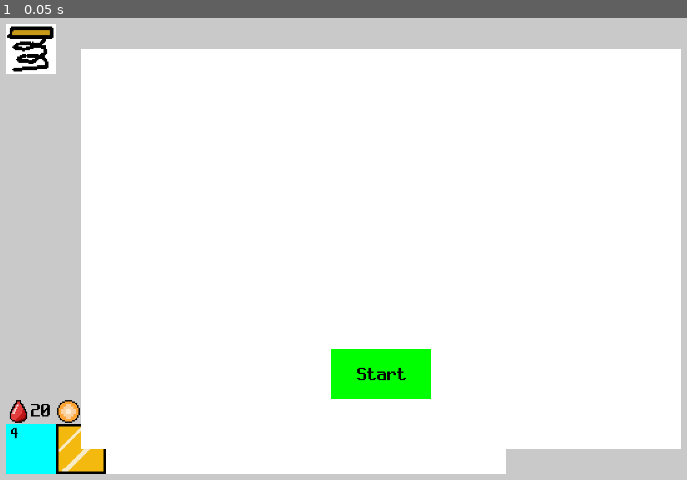
Above: before the commit, frame 1.
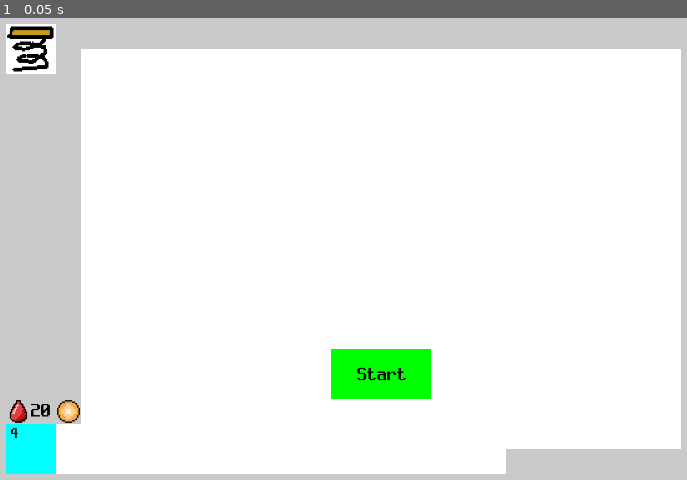
Above: after the commit, the same moment.

Repository: pupungeggang4/Godot-Playground
Game: Godot game, scene res://Scene/defense.tscn
Two runs of this game, one before a commit and one after it. Both use one fixed random seed, a clock stepped at 60 frames per second and the inputs below.
Inputs:
- Up to frame 1 (0.05 s): no input

The runs differ from the first frame. In frame 1, 0.6% of the frame differs, in the area x 8-16%, y 87-99%.

Commit message:
Defense: Unit Play

Diff:
--- a/Defense/Game/Scene/Thing/card.tscn
+++ b/Defense/Game/Scene/Thing/card.tscn
@@ -1,10 +1,23 @@
-[gd_scene load_steps=2 format=3 uid="uid://b48e5b8nxifm6"]
+[gd_scene load_steps=4 format=3 uid="uid://b48e5b8nxifm6"]
 
 [ext_resource type="Texture2D" uid="uid://cuptd2rsxyi3l" path="res://Image/TempCardImage.png" id="1_3pwic"]
+[ext_resource type="Script" uid="uid://duaayh65i3sic" path="res://Script/Thing/card.gd" id="1_15om0"]
+[ext_resource type="Theme" uid="uid://crhqc3buyacpg" path="res://Resource/neodgm_32.tres" id="2_pjj7b"]
 
 [node name="Card" type="Node2D"]
+script = ExtResource("1_15om0")
 
 [node name="CardImage" type="TextureRect" parent="."]
 offset_right = 40.0
 offset_bottom = 40.0
 texture = ExtResource("1_3pwic")
+
+[node name="Energy" type="Label" parent="."]
+offset_left = 8.0
+offset_top = 8.0
+offset_right = 48.0
+offset_bottom = 40.0
+theme = ExtResource("2_pjj7b")
+theme_override_colors/font_color = Color(0, 0, 0, 1)
+theme_override_font_sizes/font_size = 24
+text = "1"
--- a/Defense/Game/Scene/Thing/unit.tscn
+++ b/Defense/Game/Scene/Thing/unit.tscn
@@ -6,7 +6,7 @@
 [node name="Unit" type="Node2D"]
 script = ExtResource("1_iqq80")
 
-[node name="Monster001" type="Sprite2D" parent="."]
+[node name="Image" type="Sprite2D" parent="."]
 texture = ExtResource("2_i8xqt")
 
 [node name="HPBarEmpty" type="ColorRect" parent="."]
--- a/Defense/Game/Scene/defense.tscn
+++ b/Defense/Game/Scene/defense.tscn
@@ -8,7 +8,6 @@
 [ext_resource type="Theme" uid="uid://crhqc3buyacpg" path="res://Resource/neodgm_32.tres" id="5_3uub6"]
 [ext_resource type="Texture2D" uid="uid://dv7lnwmp15yaf" path="res://Image/IconEnergy.png" id="6_1hwwa"]
 [ext_resource type="Texture2D" uid="uid://c78jb0posqhee" path="res://Image/IconLife.png" id="6_cwaim"]
-[ext_resource type="PackedScene" uid="uid://b48e5b8nxifm6" path="res://Scene/Thing/card.tscn" id="8_cbq7o"]
 
 [node name="Defense" type="Node2D"]
 script = ExtResource("1_ic810")
@@ -141,9 +140,6 @@
 offset_right = 40.0
 offset_bottom = 40.0
 
-[node name="Card" parent="UI/Hand" instance=ExtResource("8_cbq7o")]
-position = Vector2(120, 680)
-
 [node name="Window" type="Node2D" parent="UI"]
 
 [node name="Start" parent="UI/Window" instance=ExtResource("2_pwfxc")]
--- /dev/null
+++ b/Defense/Game/Script/Thing/card.gd
@@ -0,0 +1,10 @@
+extends Node2D
+
+@export var energy = 2
+@onready var node_energy = get_node("Energy")
+
+func _ready():
+    pass
+
+func _process(delta: float):
+    node_energy.text = str(energy)
--- a/Defense/Game/Script/Thing/unit.gd
+++ b/Defense/Game/Script/Thing/unit.gd
@@ -2,7 +2,7 @@
 
 @export var hp = 20.0
 @export var hp_max = 20.0
-@export var speed = 200.0
+@export var speed = 32.0
 @export var side = 0
 
 @onready var node_hp_bar = get_node("HPBarFull")
--- a/Defense/Game/Script/defense.gd
+++ b/Defense/Game/Script/defense.gd
@@ -4,11 +4,13 @@
 var time = 0
 var wave = [[2, [1, 1, 1]], [2.2, [1, 1, 1]], [2.4, [1, 1, 1]], [4, [1, 1, 1]], [4.2, [1, 1, 1]], [4.4, [1, 1, 1]], [6, [1, 1, 1]], [8, [1, 1, 1]]]
 var spawners = []
+
 @onready var rnd = RandomNumberGenerator.new()
+@onready var node_player = get_node("Player")
+@onready var node_ui_hand = get_node("UI/Hand")
 
 func _ready():
     rect_button_start = get_node("UI/Window/Start/ColorRect").get_global_rect()
-    print(rect_button_start.size)
 
 func _process(delta: float):
     if GlobalVar.state == "":
@@ -33,6 +35,13 @@
 
 func start_game():
     var node_field = get_node("Field")
+    var c = load("res://Scene/Thing/card.tscn").instantiate()
+    node_player.hand.append(c)
+    node_ui_hand.add_child(c)
+    c = load("res://Scene/Thing/card.tscn").instantiate()
+    node_player.hand.append(c)
+    node_ui_hand.add_child(c)
+
     for i in range(4):
         var spawn = load("res://Scene/Thing/spawn.tscn").instantiate()
         spawn.position = Vector2(1000, 240 + i * 80)
@@ -41,4 +50,5 @@
         var end = load("res://Scene/Thing/end.tscn").instantiate()
         end.position = Vector2(280, 240 + i * 80)
         node_field.get_node("End").add_child(end)
+
     time = 0
--- a/Defense/Game/Script/player.gd
+++ b/Defense/Game/Script/player.gd
@@ -13,6 +13,8 @@
 
 @export var life = 20
 
+@onready var node_unit = get_tree().current_scene.get_node("Field/Unit")
+
 func _ready():
     hand = []
     deck = []
@@ -23,5 +25,18 @@
         if energy > energy_max:
             energy = energy_max
 
-func play_card(card):
-    pass
+func play_card(index, row, col):
+    if index < len(hand):
+        var card = hand[index]
+        if energy > card.energy:
+            energy -= card.energy
+            spawn_unit("", row, col)
+            hand.pop_at(index)
+            card.queue_free()
+
+func spawn_unit(unit_info, row, col):
+    print(row, col)
+    var unit = load("res://Scene/Thing/unit.tscn").instantiate()
+    unit.get_node("Image").texture = load("res://Image/Unit001.png")
+    unit.position = Vector2(360 + 80 * col, 240 + 80 * row)
+    node_unit.add_child(unit)
--- a/Defense/Game/Script/ui_handle.gd
+++ b/Defense/Game/Script/ui_handle.gd
@@ -24,8 +24,10 @@
     pass
 
 func _process(delta: float):
+    display()
     handle_input()
 
+func display():
     node_text_life.text = "{0}".format([node_player.life])
     node_text_level.text = "Lv.{0}".format([node_player.gen_level])
     node_text_energy.text = "{0}/{1}".format(["%0.1f" % node_player.energy, node_player.energy_max])
@@ -37,6 +39,10 @@
         node_text_gen_upgrade.text = "{0}".format([node_player.gen_upgrade])
     else:
         node_text_gen_upgrade.text = "Max"
+
+    for i in range(len(node_player.hand)):
+        node_player.hand[i].position.x = 120 + 80 * i
+        node_player.hand[i].position.y = 680
 
 func handle_input():
     if Input.is_action_just_released("mouse_left"):
@@ -52,12 +58,15 @@
                         node_player.energy_max += 2
                         node_player.gen_upgrade += 2
 
-                for i in range(8):
+                for i in range(len(node_player.hand)):
                     var hand_rect = [hand[0] + hand[2] * i, hand[1], hand[2], hand[3]]
                     if Physics.point_inside_rect_ui(mouse, hand_rect):
-                        print(i)
+                        selected_card = i
+                        click_state = "hand"
 
             elif click_state == "hand":
-                var row = int((mouse.x - 320) / 80)
-                var col = int((mouse.y - 200) / 80)
-                print(row, col)
+                var col = int((mouse.x - 320) / 80)
+                var row = int((mouse.y - 200) / 80)
+                node_player.play_card(selected_card, row, col)
+                selected_card = -1
+                click_state = ""
Binary file added: Defense/Game/Image/Unit001.png
Not shown, added: Defense/Game/Image/Unit001.png.import
Not shown: 1 places in Defense/Game/Scene/defense.tscn that only renumber resources
Not shown, added: Defense/Game/Script/Thing/card.gd.uid
Not shown, added: Defense/DevNote/20250317.md
Not shown, added: Defense/DevNote/TodoList.md
